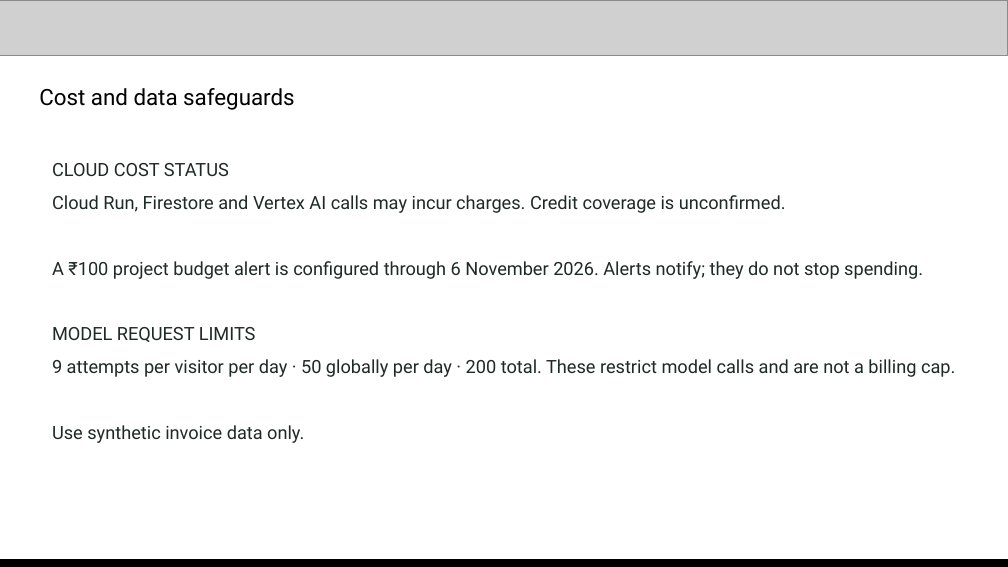
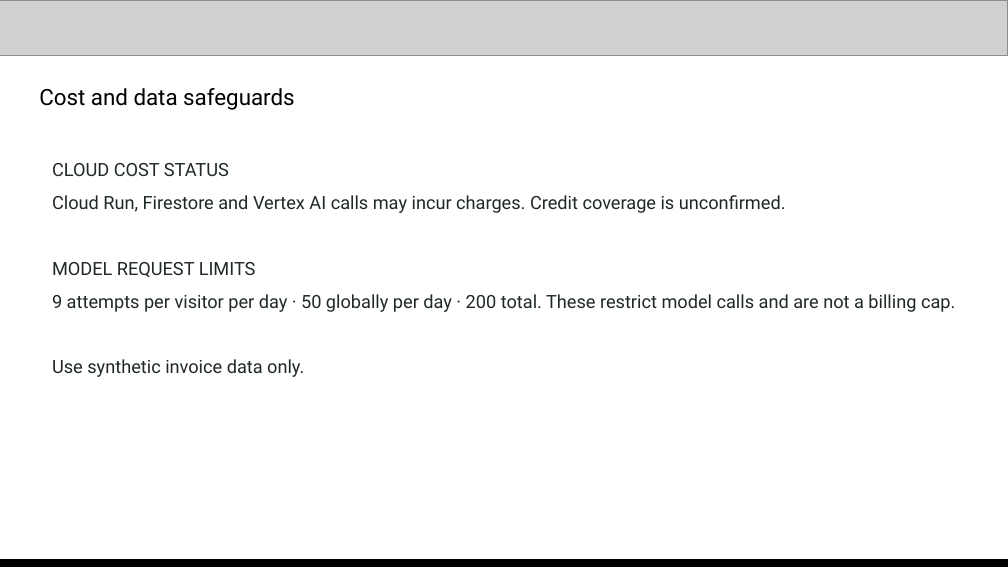
Before and after one commit to NikhilBudaniya/scamshield, a slide deck: slide 9 of artifacts/scamshield-hack2skill-submission.pptx. Drawn at 1008x567 pixels with LibreOffice and Linux fonts; fonts in the diff are those of the drawing; grey boxes stand for pictures. Boxes give left, top, right and bottom in pixels: in the first picture for what was removed or moved away, otherwise in the second. Text is boxed around its words. In the diff, an @@ line names an element or a change of style, - is before the commit and + after.

```diff
--- a/artifacts/scamshield-hack2skill-submission.pptx
+++ b/artifacts/scamshield-hack2skill-submission.pptx
@@ text at (x1=52, y1=261, x2=923, y2=279): paragraph removed @@
-A ₹100 project budget alert is configured through 6 November 2026. Alerts notify; they do not stop spending.
```
Also in this commit, not shown: 1 other slide changed, 4 other files.
